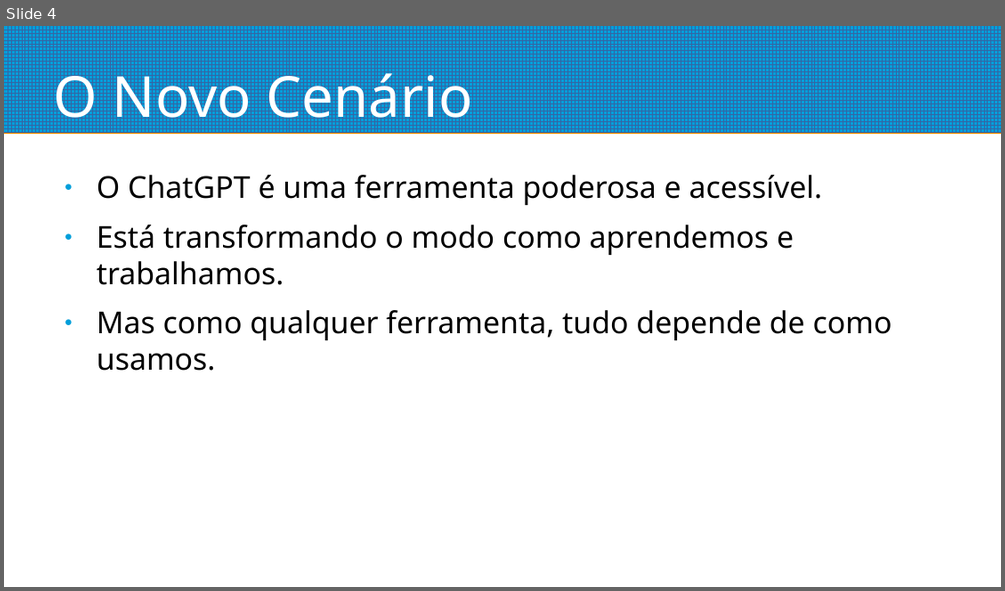
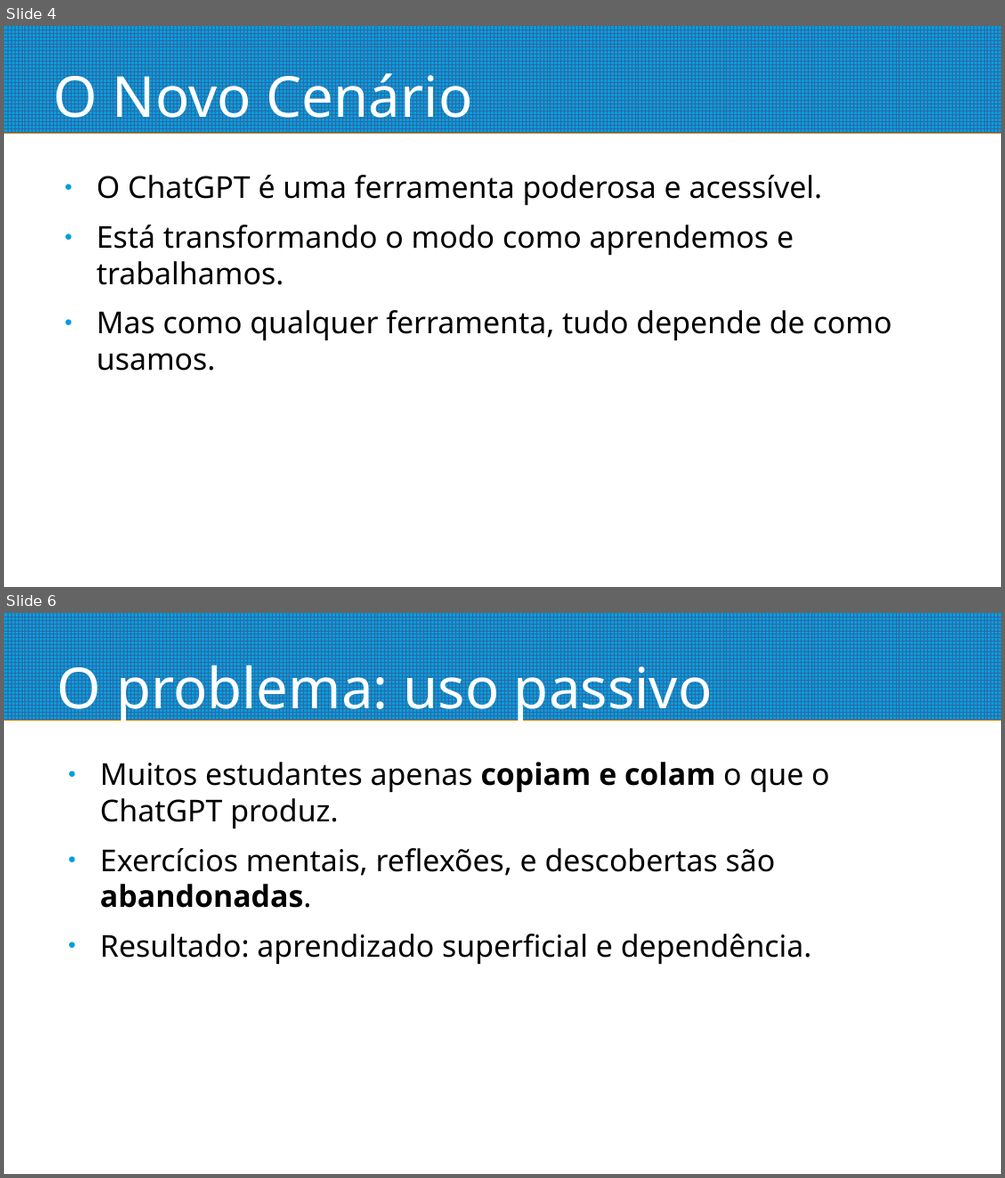
Before and after one commit to pedrosiqueira/ifmsjs, a slide deck: sveltekit-avançado/LLMs.odp. Shown one above the other, each under a label of ours: slide 4 before the commit, slides 4 and 6 after it; the slides between them are not shown. The pictures are 1005x591 and 1005x1178 pixels, drawn with LibreOffice and Linux fonts; fonts in the diff are those of the drawing. Boxes give left, top, right and bottom in pixels: in the first picture for what was removed or moved away, otherwise in the second. Text is boxed around its words. In the diff, an @@ line names an element or a change of style, - is before the commit and + after.

```diff
--- a/sveltekit-avançado/LLMs.odp
+++ b/sveltekit-avançado/LLMs.odp
@@ slide 6 added at (4,613,1001,1174), background #FFFFFF; not listed: 1 template element that a slide beside it also shows @@
@@ title added at (57,655,712,723), 45 pt, text #FFFFFF @@
+O problema: uso passivo
@@ text added at (100,762,829,964), 24 pt, text #000000 @@
+● Muitos estudantes apenas copiam e colam o que o ChatGPT produz.
+● Exercícios mentais, reflexões, e descobertas são abandonadas.
+● Resultado: aprendizado superficial e dependência.
```
Also in this commit, not shown: 8 other slides added, 2 slides removed.
